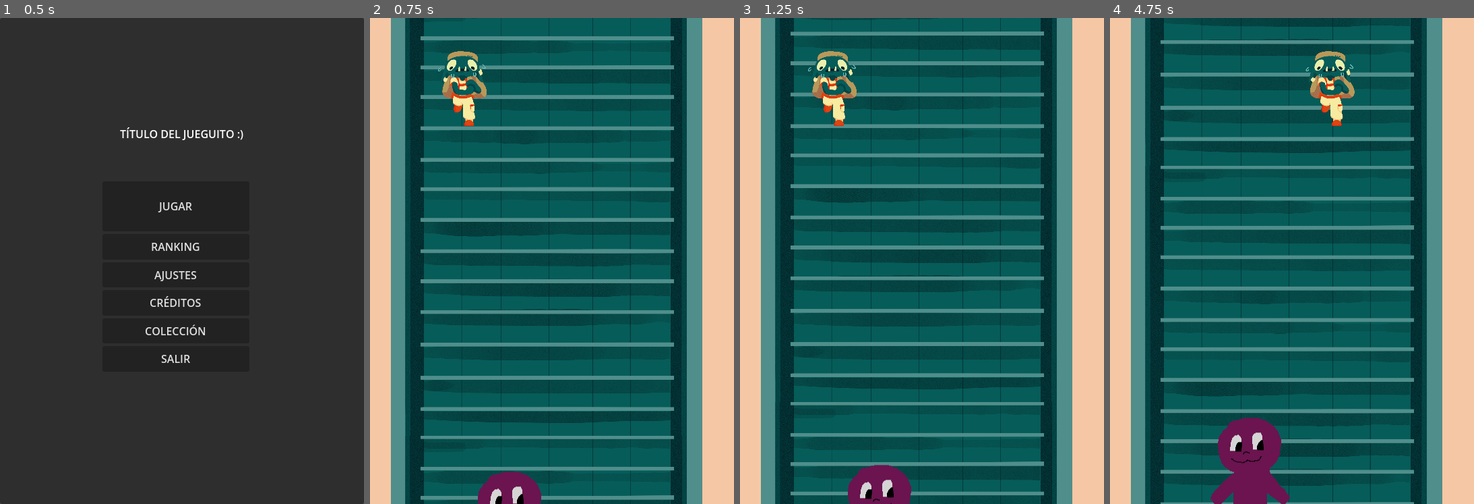
Above: before the commit, frames 1-4 (left to right).
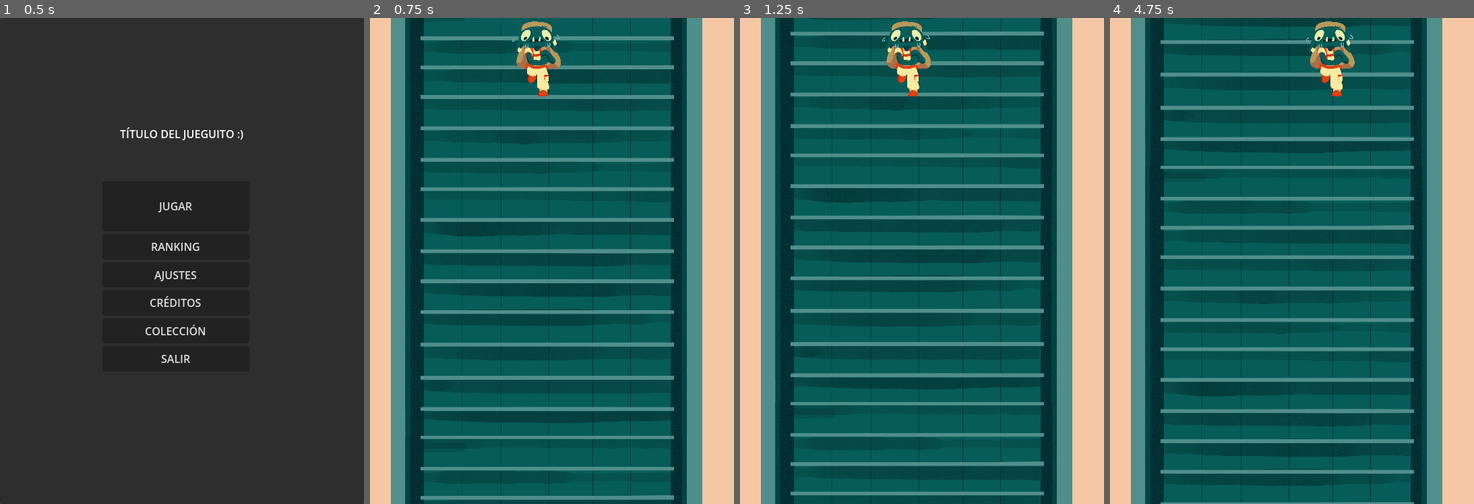
Above: after the commit, the same moments.

Repository: Beltenebr0s/LevelUpGameJam2025
Game: Godot game, scene res://scenes/menus/main_menu.tscn
The game is run twice, just before and just after one commit, with the same random seed, the same clock (stepped at 60 frames per second) and the same inputs.
Inputs:
- Up to frame 1 (0.5 s): no input
- Up to frame 2 (0.75 s): click "JUGAR" at 0.5 s
- Up to frame 3 (1.25 s): no input
- Up to frame 4 (4.75 s): hold D (move_right) 1.28-2.03 s; hold S (move_down) 2.03-2.78 s; hold D (move_right) 2.78-3.53 s; hold W (move_up) 3.53-4.28 s; hold A (move_left) from 4.28 s (still down)

Frame 1 is identical in both runs. In frame 2, 2.7% of the frame differs, in the area x 18-53%, y 0-100%; in frame 3, 3.0%; in frame 4, 4.2%, in the area x 27-68%, y 0-100%.

Commit message:
He metido spawns en la escena de juego y ahora salen bichos y si te chocas la señal llega hasta el game manager a falta de decidir qué leches hacemos con eso.

Diff:
--- a/resources/VecinoNormal.tres
+++ b/resources/VecinoNormal.tres
@@ -7,5 +7,5 @@
 script = ExtResource("1_gxw1w")
 textura = ExtResource("2_hrk8i")
 direccion = 0
-velocidad = 20
+velocidad = 50
 metadata/_custom_type_script = "uid://de0m2dpfd8tdn"
--- a/scenes/game_scene.tscn
+++ b/scenes/game_scene.tscn
@@ -1,17 +1,29 @@
 [gd_scene load_steps=5 format=3 uid="uid://fqhpfxc8csob"]
 
+[ext_resource type="Script" uid="uid://cjmn721f77ha2" path="res://scripts/game.gd" id="1_bw6k5"]
 [ext_resource type="PackedScene" uid="uid://c2ji84bo7mt61" path="res://scenes/escaleras.tscn" id="1_onqr8"]
 [ext_resource type="PackedScene" uid="uid://bhi1ycdhp8w1b" path="res://scenes/jugador.tscn" id="2_ycayy"]
-[ext_resource type="PackedScene" uid="uid://bqf48x0tf4yej" path="res://scenes/obstaculos/vecino_ascendente.tscn" id="3_ycayy"]
-[ext_resource type="Resource" uid="uid://dpxq64k4uow6k" path="res://resources/VecinoNormal.tres" id="4_bw6k5"]
+[ext_resource type="PackedScene" uid="uid://7auvomxkllwa" path="res://scenes/spawn.tscn" id="3_ycayy"]
 
-[node name="Game_scene" type="Node2D"]
+[node name="GameScene" type="Node2D"]
+script = ExtResource("1_bw6k5")
 
 [node name="Escaleras" parent="." instance=ExtResource("1_onqr8")]
 
 [node name="Jugador" parent="." instance=ExtResource("2_ycayy")]
-position = Vector2(100, 45)
+position = Vector2(210, 1)
 
-[node name="VecinoAscendente" parent="." instance=ExtResource("3_ycayy")]
-position = Vector2(210, 761)
-obstacleResource = ExtResource("4_bw6k5")
+[node name="Spawns" type="Node" parent="."]
+
+[node name="Spawn" parent="Spawns" instance=ExtResource("3_ycayy")]
+position = Vector2(50, 670)
+tiempo = 5.0
+
+[node name="Spawn2" parent="Spawns" instance=ExtResource("3_ycayy")]
+position = Vector2(139, 673)
+gizmo_extents = 15.0
+tiempo = 10.0
+
+[node name="Spawn3" parent="Spawns" instance=ExtResource("3_ycayy")]
+position = Vector2(217, 673)
+tiempo = 10.0
--- a/scenes/obstaculos/obstaculo_base.tscn
+++ b/scenes/obstaculos/obstaculo_base.tscn
@@ -11,8 +11,7 @@
 [node name="Sprite" type="Sprite2D" parent="."]
 
 [node name="VisibleOnScreenNotifier2D" type="VisibleOnScreenNotifier2D" parent="."]
-position = Vector2(16.5, 20.5)
-scale = Vector2(1.65, 2.05)
+rect = Rect2(0, 0, 20, 20)
 
 [node name="MovementHandler" parent="." instance=ExtResource("2_enybo")]
 
--- a/scenes/spawn.tscn
+++ b/scenes/spawn.tscn
@@ -3,7 +3,7 @@
 [ext_resource type="Script" uid="uid://kopk28g8g4fl" path="res://scripts/spawn.gd" id="1_48w1d"]
 [ext_resource type="PackedScene" uid="uid://bqf48x0tf4yej" path="res://scenes/obstaculos/vecino_ascendente.tscn" id="2_48w1d"]
 
-[node name="Spawn" type="Marker2D"]
+[node name="Spawn" type="Marker2D" groups=["Spawn"]]
 script = ExtResource("1_48w1d")
 activated = true
 escena_obstaculo = ExtResource("2_48w1d")
--- /dev/null
+++ b/scripts/game.gd
@@ -0,0 +1,18 @@
+extends Node2D
+
+func _ready():
+	conectar_spawns()
+
+func  _process(delta):
+	pass
+
+func conectar_spawns():
+	var spawns_obstaculos = $Spawns.get_children()
+	for spawn : Spawn in spawns_obstaculos:
+		spawn.obstaculo_creado.connect(nuevo_obstaculo)
+
+func nuevo_obstaculo(obs : Obstaculo):
+	obs.collided_with_player.connect(jugador_chocado)
+
+func jugador_chocado():
+	print("Game over???")
--- a/scripts/obstaculos/obstaculo.gd
+++ b/scripts/obstaculos/obstaculo.gd
@@ -1,5 +1,5 @@
+class_name Obstaculo
 extends Area2D
-class_name Obstaculo
 
 @export var obstacleResource : ObstacleResource
 signal collided_with_player
@@ -14,7 +14,7 @@
 	$MovementHandler.move(self, obstacleResource.velocidad, delta)
 
 func collision_with_player():
-	print("TODO: pues ver qué hacemos al chocar con el jugador")
+	collided_with_player.emit()
 
 func _on_visible_on_screen_notifier_2d_screen_exited():
 	queue_free()
--- a/scripts/spawn.gd
+++ b/scripts/spawn.gd
@@ -1,16 +1,21 @@
+class_name Spawn
 extends Marker2D
 
 @export var activated : bool = false
 @export var escena_obstaculo : PackedScene
+@export var tiempo : float = 3
+
+signal obstaculo_creado(nuevo_obstaculo : Obstaculo)
 
 func _ready():
-
+	$Timer.wait_time = tiempo
 	if activated:
 		$Timer.start()
 
 func spawn_obstacle():
-	var obstaculo = escena_obstaculo.instantiate()
-	obstaculo.position = position
+	var obstaculo : Obstaculo = escena_obstaculo.instantiate()
+	obstaculo.position = global_position
+	obstaculo_creado.emit(obstaculo)
 	add_child(obstaculo)
 
 func _on_timer_timeout():
Not shown, added: scripts/game.gd.uid
